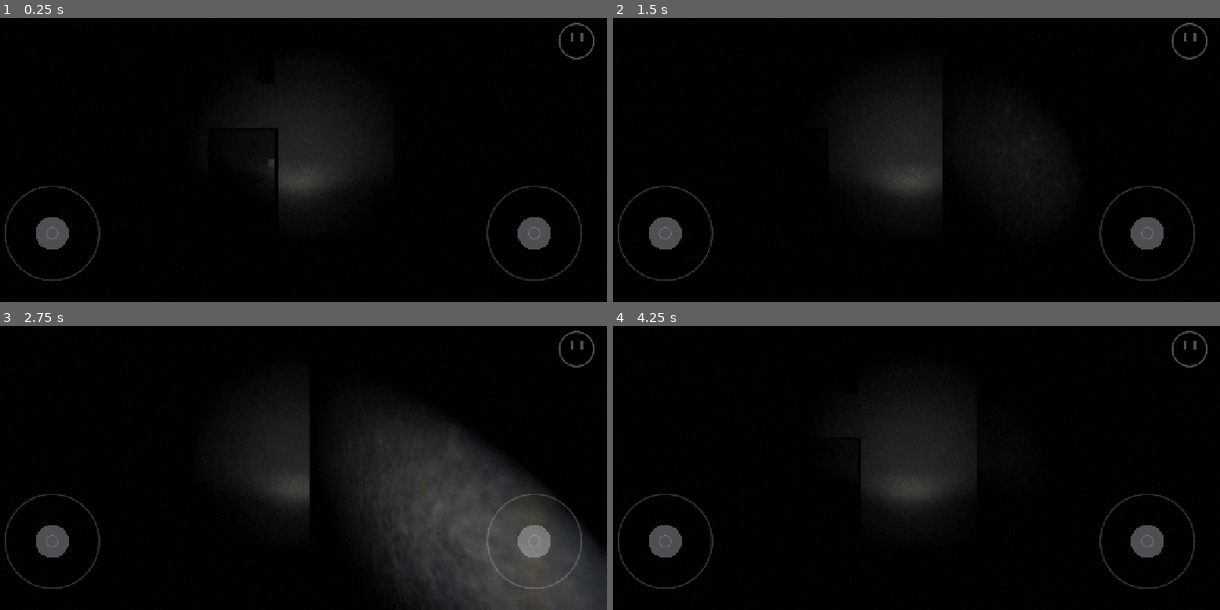
Above: before the commit, frames 1-4 (two rows, left to right).
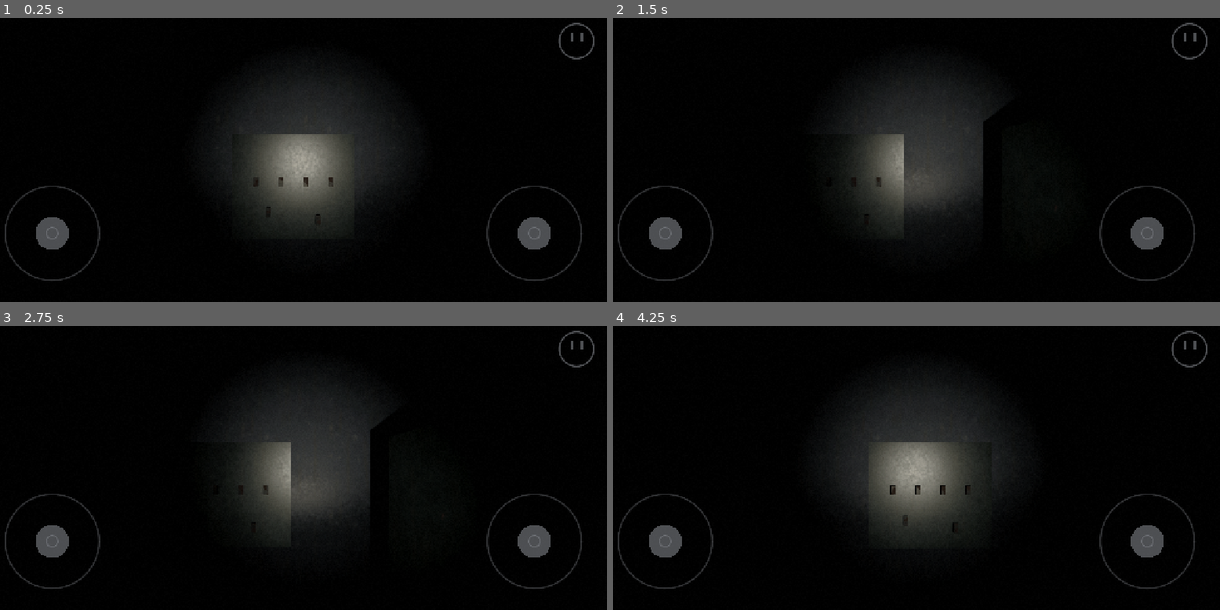
Above: after the commit, the same moments.

Repository: TXPPS/TXPPS-Is-there-a-Way
Game: Godot game, scene res://src/main.tscn
Two runs of this game, one before a commit and one after it. Both use one fixed random seed, a clock stepped at 60 frames per second and the inputs below. Sound files missing from this copy of the repository are replaced by a short silence.
Inputs (mouse positions are in pixels of both pictures, inside the frame that each line leads up to):
- Up to frame 1 (0.25 s): no input
- Up to frame 2 (1.5 s): tap Enter at 0.5 s; move the mouse to (1043, 142) at 0.52 s; hold D (move_right) 0.53-1.25 s; click (1043, 142) at 0.67 s; drag from (782, 171) to (874, 213) at 1.27 s
- Up to frame 3 (2.75 s): tap Space at 2 s; move the mouse to (358, 399) at 2.02 s; hold D (move_right) from 2.03 s (still down)
- Up to frame 4 (4.25 s): release D (move_right) at 2.75 s; tap Enter at 2.75 s; drag from (874, 521) to (716, 422) at 2.77 s; tap Space at 3.5 s; move the mouse to (1092, 507) at 3.52 s; hold A (move_left) from 3.53 s (still down)

The runs differ from the first frame. In frame 1, 6.2% of the frame differs, in the area x 35-66%, y 35-78%; in frame 2, 4.6%; in frame 3, 23%, in the area x 39-100%, y 21-100%; in frame 4, 6.3%.

Commit message:
let the devices make a noise, and start the player at the panel
Three sounds were generated in P3 and nothing played them for a whole phase.
A file in assets/ is not a sound in the game, so there is now an assertion
that each device type has a stream and that the bell is not the same noise as
the wrench.

The breaker tripping is the same snap pitched down, because a breaker letting
go is the same mechanism as a breaker being let go of, and it sounds like it.

The stair is grating and rings like it. The tag is found through SurfaceTag
rather than told, which meant the kit had to stop freeing children it did not
build -- a surface tag placed on a kit node in the scene is not the kit's to
delete, and neither is a light or a sound.

And the opening. The player now starts two and a half metres off panel DP-1
with a torch on it, which is where an auditor writing a condition survey would
be standing when the bus drops -- and, not by accident, close enough that the
first puzzle is inside the light they already have. The alternative was
brightening the torch, which is a lighting answer to a level-design problem.
docs/shots/00-first-frame.png is what that looks like: four fuse handles and
two breakers in a pool of light, and nothing else in the world.

242 headless checks, 55 browser, 28 PWA.

Diff:
--- a/src/main.tscn
+++ b/src/main.tscn
@@ -68,7 +68,7 @@
 
 [node name="Shots" type="Node" parent="."]
 script = ExtResource("12_shots")
-lit_from = 10
+lit_from = 11
 
 [node name="Journal" type="Node" parent="." groups=["saveable"]]
 script = ExtResource("16_journal")
@@ -79,10 +79,14 @@
 
 [node name="Powerhouse" parent="." instance=ExtResource("2_room")]
 
-; Four hours into the survey, in the generator hall, facing the switchgear end.
-; Fourteen fifty-two: the sequence has just fired and the bus has just dropped.
+; Fourteen fifty-two. Four hours into the survey, standing two and a half metres
+; off panel DP-1 with a torch on it, which is where an auditor writing a
+; condition survey would be when the bus drops -- and, not by accident, close
+; enough that the first puzzle is in the light the player already has. The
+; alternative was making the torch brighter, which would have been a lighting
+; answer to a level-design problem. See DECISIONS.md D25.
 [node name="Player" parent="." instance=ExtResource("3_player")]
-transform = Transform3D(0, 0, -1, 0, 1, 0, 1, 0, 0, 4, 0.1, 3)
+transform = Transform3D(1, 0, 0, 0, 1, 0, 0, 0, 1, -6, 0.1, -2.5)
 
 [node name="PostStack" parent="." instance=ExtResource("10_post")]
 
--- a/src/render/shot_list.gd
+++ b/src/render/shot_list.gd
@@ -38,6 +38,8 @@
 ## The document column is there because a page is art too, and a page nobody has
 ## looked at is a page whose line breaks are wrong.
 const SHOTS: Array = [
+	# What the player is actually looking at when the game starts.
+	["00-first-frame", Vector3(-6.00, 0.00, -2.50), 0.0, 0.0],
 	["01-hall-west", Vector3(6.00, 0.00, 0.00), 80.7, 2.4],
 	["02-lamp-close", Vector3(-5.40, 0.00, -2.50), 90.0, 34.1],
 	["03-across-the-dark", Vector3(-6.00, 0.00, 4.00), -59.3, -1.5],
--- a/src/world/act1/powerhouse.tscn
+++ b/src/world/act1/powerhouse.tscn
@@ -39,6 +39,8 @@
 [ext_resource type="PackedScene" path="res://src/world/devices/device_push.tscn" id="24_push"]
 [ext_resource type="PackedScene" path="res://src/world/devices/device_door.tscn" id="25_door"]
 [ext_resource type="Resource" path="res://assets/documents/d07_panel_schedule.tres" id="26_sched"]
+[ext_resource type="AudioStream" path="res://assets/audio/bell_admit.wav" id="27_bell"]
+[ext_resource type="Resource" path="res://assets/surfaces/grating.tres" id="28_grating"]
 
 [sub_resource type="Resource" id="Opening_1"]
 script = ExtResource("2_open")
@@ -163,6 +165,11 @@
 width = 1.4
 material = ExtResource("6_steel")
 
+; Steel, and it rings. The kit only frees what it built, so this stays.
+[node name="Surface" type="Node" parent="StairRun"]
+script = ExtResource("9_tag")
+surface = ExtResource("28_grating")
+
 [node name="Surface" type="Node" parent="."]
 script = ExtResource("9_tag")
 surface = ExtResource("10_surface")
@@ -428,6 +435,7 @@
 transform = Transform3D(-1.0, 0.0, -0.0, 0.0, 1.0, 0.0, 0.0, 0.0, -1.0, 10.7, -2.6, 28.35)
 label = "SHELTER — RING FOR ADMITTANCE"
 prompt = "Ring for admittance"
+sound = ExtResource("27_bell")
 
 [node name="Logic" type="Node" parent="." groups=["saveable"]]
 script = ExtResource("22_logic")
--- a/src/world/act1/powerhouse_logic.gd
+++ b/src/world/act1/powerhouse_logic.gd
@@ -99,6 +99,7 @@
 		_tripping -= delta
 		if _tripping <= 0.0:
 			_main.on = false
+			_main.play(0.72)
 			_apply_lighting()
 	if _admitting >= 0.0:
 		_admitting -= delta
@@ -120,6 +121,7 @@
 func _on_main_changed(on: bool) -> void:
 	if on and _fuse_in(FAULTED):
 		_tripping = TRIP_SECONDS
+		_main.play(0.72)
 		_apply_lighting()
 		return
 	_apply_lighting()
--- a/src/world/devices/device_door.gd
+++ b/src/world/devices/device_door.gd
@@ -23,6 +23,8 @@
 		_apply()
 		if was == value:
 			return
+		if is_node_ready() and _sound != null:
+			_sound.play()
 		if open:
 			opened.emit()
 		else:
@@ -36,6 +38,7 @@
 
 @onready var _leaf: Node3D = $Leaf
 @onready var _body: StaticBody3D = $Leaf/Body
+@onready var _sound: AudioStreamPlayer3D = $Sound
 
 var _home := Vector3.ZERO
 var _at := 0.0
--- a/src/world/devices/device_door.tscn
+++ b/src/world/devices/device_door.tscn
@@ -1,7 +1,8 @@
-[gd_scene load_steps=5 format=3]
+[gd_scene load_steps=6 format=3]
 
 [ext_resource type="Script" path="res://src/world/devices/device_door.gd" id="1_door"]
 [ext_resource type="Material" path="res://assets/materials/graybox_steel.tres" id="2_steel"]
+[ext_resource type="AudioStream" path="res://assets/audio/metal_door.wav" id="9_sound"]
 
 [sub_resource type="BoxMesh" id="BoxMesh_leaf"]
 size = Vector3(1.5, 2.25, 0.14)
@@ -26,3 +27,10 @@
 
 [node name="Shape" type="CollisionShape3D" parent="Leaf/Body"]
 shape = SubResource("BoxShape3D_leaf")
+
+[node name="Sound" type="AudioStreamPlayer3D" parent="."]
+stream = ExtResource("9_sound")
+volume_db = -8.0
+bus = &"SFX"
+unit_size = 2.6
+max_db = 0.0
--- a/src/world/devices/device_push.gd
+++ b/src/world/devices/device_push.gd
@@ -15,14 +15,20 @@
 @export var travel: Vector3 = Vector3(0.0, 0.0, -0.02)
 @export_range(0.05, 1.0, 0.01) var depress_seconds: float = 0.18
 
+## What it sounds like when pressed. A bell is not a wrench.
+@export var sound: AudioStream
+
 @onready var _zone: Interactable = $Zone
 @onready var _cap: Node3D = $Cap
+@onready var _sound: AudioStreamPlayer3D = $Sound
 
 var _home := Vector3.ZERO
 var _held := 0.0
 
 
 func _ready() -> void:
+	if sound != null:
+		_sound.stream = sound
 	_home = _cap.position
 	_zone.instant = true
 	_zone.prompt = prompt if label.is_empty() else "%s  (%s)" % [prompt, label]
@@ -35,6 +41,8 @@
 	_held = depress_seconds
 	set_process(true)
 	Haptics.tap()
+	if _sound.stream != null:
+		_sound.play()
 	pushed.emit()
 
 
--- a/src/world/devices/device_push.tscn
+++ b/src/world/devices/device_push.tscn
@@ -1,8 +1,9 @@
-[gd_scene load_steps=6 format=3]
+[gd_scene load_steps=7 format=3]
 
 [ext_resource type="Script" path="res://src/world/devices/device_push.gd" id="1_push"]
 [ext_resource type="Script" path="res://src/world/interactable.gd" id="2_zone"]
 [ext_resource type="Material" path="res://assets/materials/graybox_steel.tres" id="3_steel"]
+[ext_resource type="AudioStream" path="res://assets/audio/metal_wrench.wav" id="9_sound"]
 
 [sub_resource type="BoxMesh" id="BoxMesh_cap"]
 size = Vector3(0.07, 0.07, 0.03)
@@ -31,3 +32,10 @@
 
 [node name="Shape" type="CollisionShape3D" parent="Zone"]
 shape = SubResource("BoxShape3D_reach")
+
+[node name="Sound" type="AudioStreamPlayer3D" parent="."]
+stream = ExtResource("9_sound")
+volume_db = -8.0
+bus = &"SFX"
+unit_size = 2.6
+max_db = 0.0
--- a/src/world/devices/device_toggle.gd
+++ b/src/world/devices/device_toggle.gd
@@ -34,6 +34,7 @@
 
 @onready var _zone: Interactable = $Zone
 @onready var _handle: Node3D = $Handle
+@onready var _sound: AudioStreamPlayer3D = $Sound
 
 var _home := Vector3.ZERO
 
@@ -56,7 +57,15 @@
 func _on_engaged() -> void:
 	on = not on
 	Haptics.tap()
+	play(1.0)
 	toggled.emit(on)
+
+
+## The same snap, pitched. A breaker tripping is the same mechanism letting go
+## rather than being let go of, and it sounds like it: lower, and not asked for.
+func play(pitch: float) -> void:
+	_sound.pitch_scale = pitch
+	_sound.play()
 
 
 func _apply() -> void:
--- a/src/world/devices/device_toggle.tscn
+++ b/src/world/devices/device_toggle.tscn
@@ -1,8 +1,9 @@
-[gd_scene load_steps=6 format=3]
+[gd_scene load_steps=7 format=3]
 
 [ext_resource type="Script" path="res://src/world/devices/device_toggle.gd" id="1_toggle"]
 [ext_resource type="Script" path="res://src/world/interactable.gd" id="2_zone"]
 [ext_resource type="Material" path="res://assets/materials/graybox_steel.tres" id="3_steel"]
+[ext_resource type="AudioStream" path="res://assets/audio/click_breaker.wav" id="9_sound"]
 
 [sub_resource type="BoxMesh" id="BoxMesh_handle"]
 size = Vector3(0.05, 0.11, 0.04)
@@ -32,3 +33,10 @@
 
 [node name="Shape" type="CollisionShape3D" parent="Zone"]
 shape = SubResource("BoxShape3D_reach")
+
+[node name="Sound" type="AudioStreamPlayer3D" parent="."]
+stream = ExtResource("9_sound")
+volume_db = -8.0
+bus = &"SFX"
+unit_size = 2.6
+max_db = 0.0
--- a/src/world/kit/room_box.gd
+++ b/src/world/kit/room_box.gd
@@ -71,6 +71,8 @@
 
 var _mesh := BoxMesh.new()
 var _body: StaticBody3D
+const BUILT := &"kit_built"
+
 var _built := false
 
 
@@ -82,11 +84,15 @@
 func _rebuild() -> void:
 	if not _built:
 		return
+	# Only what this built. Anything placed on this node in the scene -- a
+	# surface tag, a light, a sound -- is somebody else's and stays.
 	for child in get_children():
-		child.free()
+		if child.is_in_group(BUILT):
+			child.free()
 	var body := StaticBody3D.new()
 	_body = body
 	body.name = "Shell"
+	body.add_to_group(BUILT)
 	body.collision_layer = 1
 	body.collision_mask = 0
 	add_child(body)
@@ -170,6 +176,7 @@
 	if material != null:
 		mesh.material_override = material
 	mesh.add_to_group(GROUP)
+	mesh.add_to_group(BUILT)
 	add_child(mesh)
 
 	var shape := CollisionShape3D.new()
--- a/src/world/kit/slab.gd
+++ b/src/world/kit/slab.gd
@@ -23,6 +23,8 @@
 		solid = value
 		_rebuild()
 
+const BUILT := &"kit_built"
+
 var _built := false
 
 
@@ -34,18 +36,23 @@
 func _rebuild() -> void:
 	if not _built:
 		return
+	# Only what this built. Anything placed on this node in the scene -- a
+	# surface tag, a light, a sound -- is somebody else's and stays.
 	for child in get_children():
-		child.free()
+		if child.is_in_group(BUILT):
+			child.free()
 	var mesh := MeshInstance3D.new()
 	var box := BoxMesh.new()
 	box.size = size
 	mesh.mesh = box
+	mesh.add_to_group(BUILT)
 	if material != null:
 		mesh.material_override = material
 	add_child(mesh)
 	if not solid:
 		return
 	var body := StaticBody3D.new()
+	body.add_to_group(BUILT)
 	body.collision_layer = 1
 	body.collision_mask = 0
 	var shape := CollisionShape3D.new()
--- a/src/world/kit/stair_run.gd
+++ b/src/world/kit/stair_run.gd
@@ -49,6 +49,8 @@
 ## Thickness of the invisible ramp under the nosings.
 const RAMP_DEPTH := 0.4
 
+const BUILT := &"kit_built"
+
 var _built := false
 
 
@@ -69,8 +71,11 @@
 func _rebuild() -> void:
 	if not _built:
 		return
+	# Only what this built. Anything placed on this node in the scene -- a
+	# surface tag, a light, a sound -- is somebody else's and stays.
 	for child in get_children():
-		child.free()
+		if child.is_in_group(BUILT):
+			child.free()
 	_build_ramp()
 	for index in range(1, steps + 1):
 		if index == missing_step:
@@ -87,6 +92,7 @@
 	var length := sqrt(drop * drop + run * run)
 	var angle := atan2(drop, run)
 	var body := StaticBody3D.new()
+	body.add_to_group(BUILT)
 	body.collision_layer = 1
 	body.collision_mask = 0
 	var shape := CollisionShape3D.new()
@@ -111,6 +117,7 @@
 	mesh.mesh = box
 	if material != null:
 		mesh.material_override = material
+	mesh.add_to_group(BUILT)
 	mesh.position = Vector3(
 		0.0,
 		-rise * float(index) + rise * 0.5,
--- a/tests/case_act1.gd
+++ b/tests/case_act1.gd
@@ -39,6 +39,7 @@
 		seen == ["lighting", "switchgear", "gallery", "shelter-answered"],
 		"the act's checkpoints fire once each, in order (%s)" % [seen]
 	)
+	await _sounds(tree, house, player, expect)
 	await _saving(tree, saves, logic, expect)
 
 
@@ -180,6 +181,57 @@
 	logic.admit_delay = 11.0
 
 
+## Every device makes a noise, and the stair is steel.
+##
+## Worth asserting because all three sounds were generated in P3 and nothing
+## played them for a whole phase: a file in assets/ is not a sound in the game.
+func _sounds(
+	tree: SceneTree, house: Node3D, player: Player, expect: RefCounted
+) -> void:
+	for path in ["Panel/Main", "Panel/Fuses/LT-1"]:
+		var toggle: DeviceToggle = house.get_node(path)
+		expect.ok(
+			(toggle.get_node("Sound") as AudioStreamPlayer3D).stream != null,
+			"%s snaps when it is thrown" % path
+		)
+	for path in ["Wrench", "SeizedDog", "AdmitBell"]:
+		var push: DevicePush = house.get_node(path)
+		expect.ok(
+			(push.get_node("Sound") as AudioStreamPlayer3D).stream != null,
+			"%s makes a noise when pressed" % path
+		)
+	expect.ok(
+		(house.get_node("AdmitBell/Sound") as AudioStreamPlayer3D).stream
+			!= (house.get_node("Wrench/Sound") as AudioStreamPlayer3D).stream,
+		"and the bell is not the same noise as the wrench"
+	)
+	for path in ["SwitchgearDoor", "GalleryDoor", "ShelterDoor"]:
+		expect.ok(
+			(house.get_node("%s/Sound" % path) as AudioStreamPlayer3D).stream != null,
+			"%s is heard opening" % path
+		)
+
+	# The stair rings because it is grating, which the footstep system finds
+	# through SurfaceTag rather than being told.
+	var feet: Footsteps = player.get_node("Footsteps")
+	var heard: Array = []
+	var listener := func(surface: SurfaceType, _at: Vector3, _loud: float) -> void:
+		heard.append(surface.id)
+	feet.stepped.connect(listener)
+	player.global_position = Vector3(9.9, -1.2, 4.5)
+	for frame in 8:
+		await tree.physics_frame
+	feet.advance(3.0)
+	# Not a count: teleporting the player onto the stair is itself travel, so
+	# the mover fires a step of its own. What matters is what it was standing on.
+	var all_steel := heard.size() > 0
+	for id in heard:
+		if id != &"grating":
+			all_steel = false
+	expect.ok(all_steel, "a footstep on the stair is a footstep on steel (%s)" % [heard])
+	feet.stepped.disconnect(listener)
+
+
 func _saving(
 	tree: SceneTree, saves: SaveService, logic: PowerhouseLogic, expect: RefCounted
 ) -> void:
Not shown, added: assets/audio/bell_admit.wav.import
Binary file added: docs/shots/00-first-frame.png
Binary file changed: docs/shots/01-hall-west.png
Binary file changed: docs/shots/02-lamp-close.png
Binary file changed: docs/shots/03-across-the-dark.png
Binary file changed: docs/shots/04-generator-set.png
Binary file changed: docs/shots/05-switchgear-door.png
Binary file changed: docs/shots/06-office-desk.png
Binary file changed: docs/shots/07-stair-head.png
Binary file changed: docs/shots/08-gallery.png
Binary file changed: docs/shots/09-page-typed.png
Binary file changed: docs/shots/10-page-pencil.png
(and 6 more such lines)
